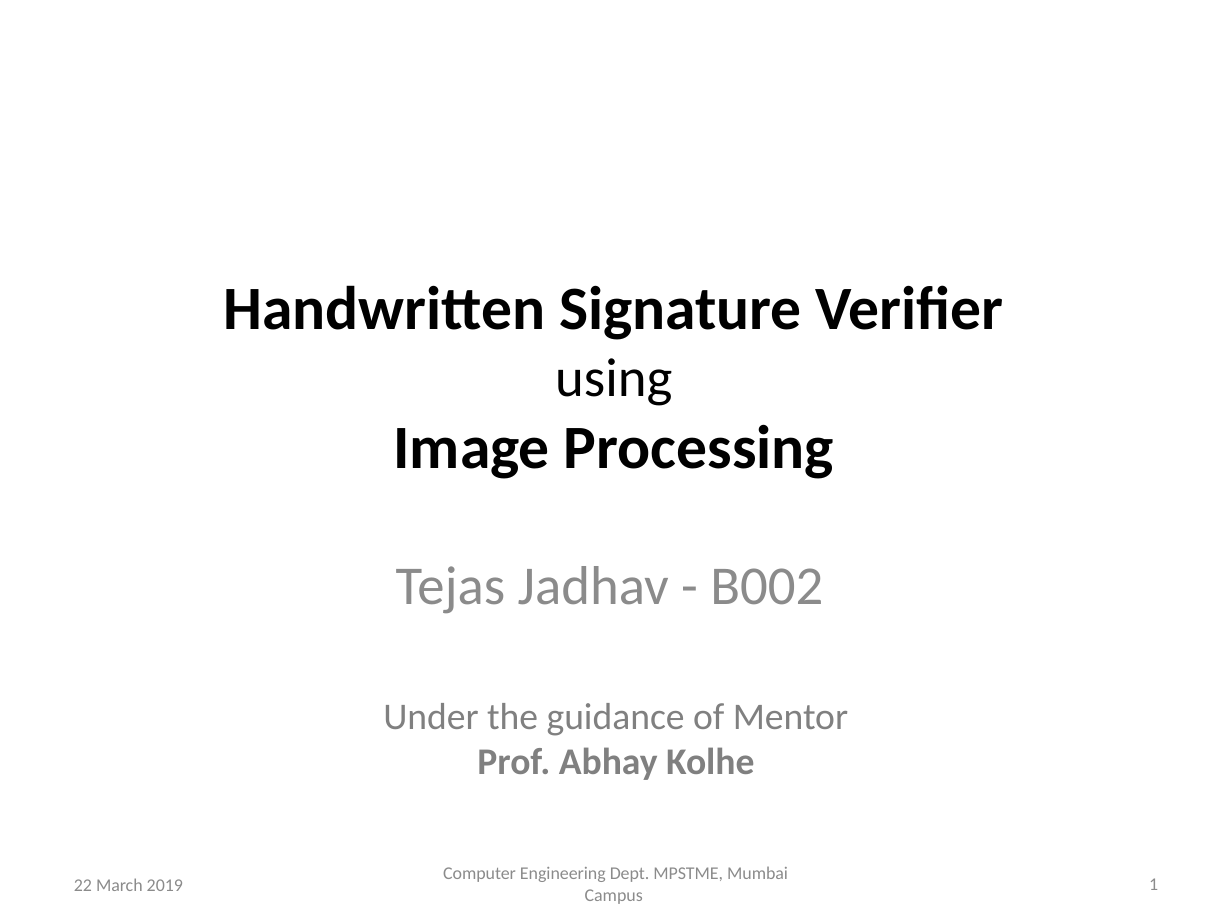
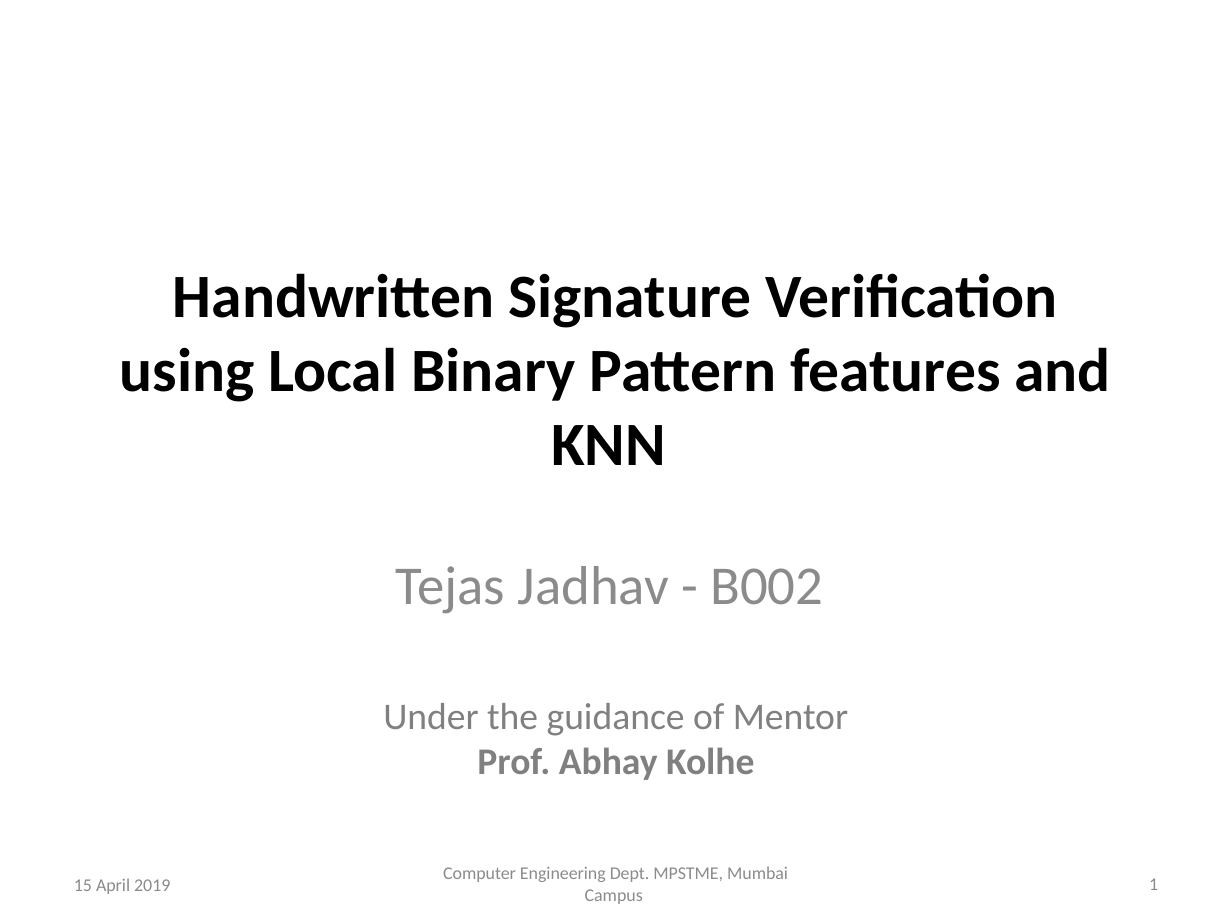
Before and after one commit to TeeeJaey/SignatureVerifier, a slide deck: slide 1 of PPT/B002_ProjectPPT.pptx. Drawn at 1232x924 pixels with LibreOffice and Linux fonts; fonts in the diff are those of the drawing; background and template pictures are left out. Boxes give left, top, right and bottom in pixels: in the first picture for what was removed or moved away, otherwise in the second. Text is boxed around its words. In the diff, an @@ line names an element or a change of style, - is before the commit and + after.

```diff
--- a/PPT/B002_ProjectPPT.pptx
+++ b/PPT/B002_ProjectPPT.pptx
@@ title at bbox=[120, 273, 1111, 465]: text changed @@
-Handwritten Signature Verifier
-using
-Image Processing
+Handwritten Signature Verification using Local Binary Pattern features and KNN
@@ text at bbox=[74, 878, 170, 894]: text changed @@
-22 March 2019
+15 April 2019
```
Also in this commit, not shown: 25 other slides changed, 2 slides added, 4 other files.
